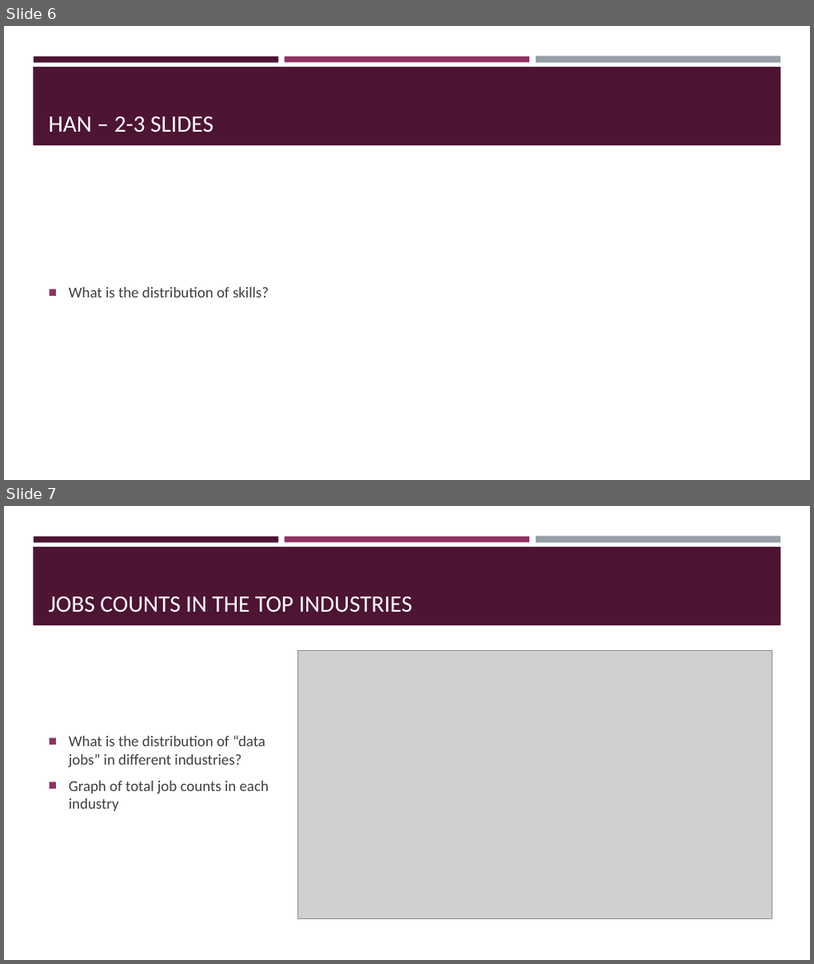
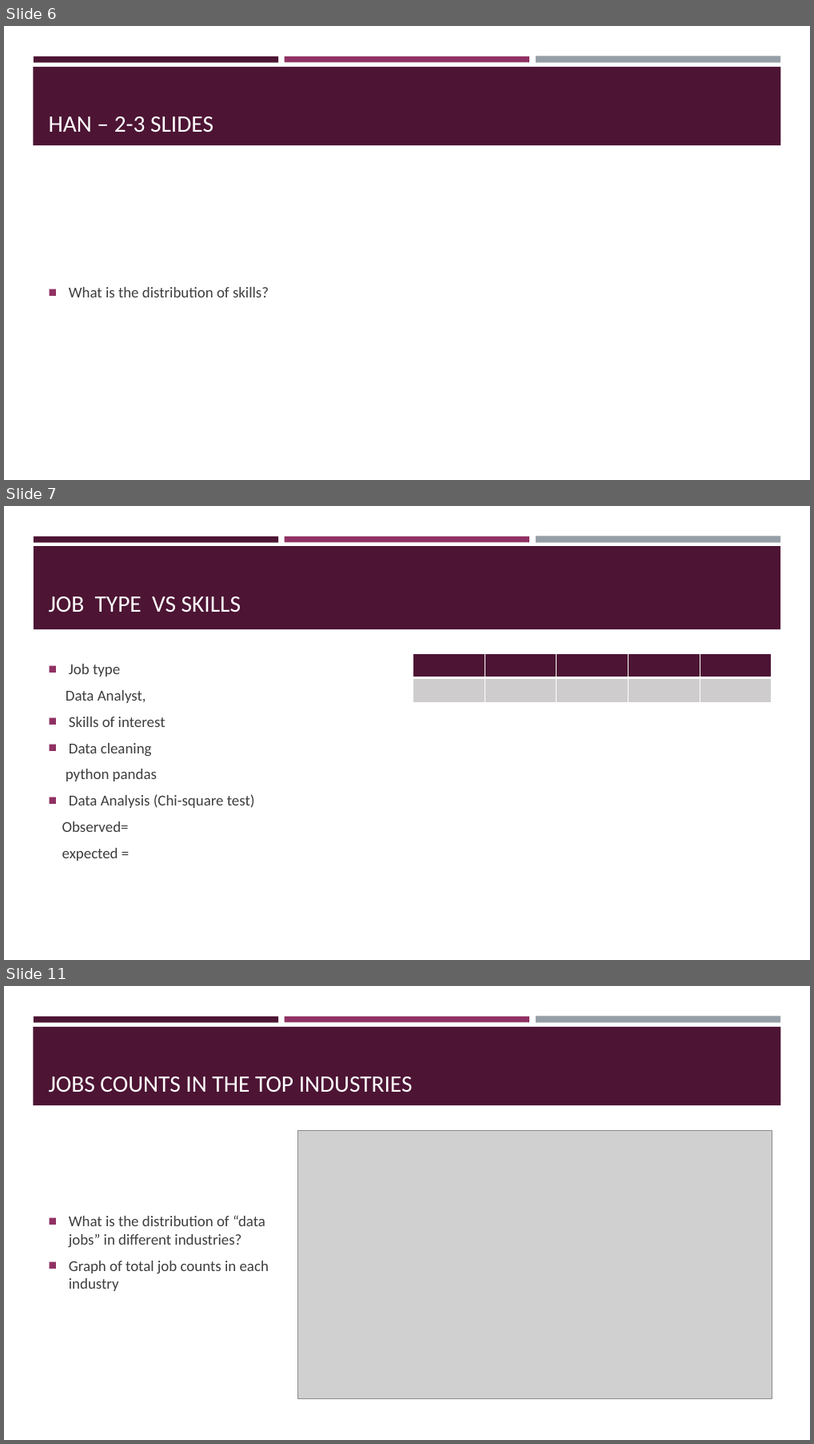
Before and after one commit to wcopeland118/Analysis-of-Data-Job-Salaries, a slide deck: Project 1 Presentation.pptx. Shown one above the other, each under a label of ours: slides 6 and 7 before the commit, slides 6, 7 and 11 after it; the slides between them are not shown. The pictures are 814x964 and 814x1444 pixels, drawn with LibreOffice and Linux fonts; fonts in the diff are those of the drawing; grey boxes stand for pictures. Boxes give left, top, right and bottom in pixels: in the first picture for what was removed or moved away, otherwise in the second. Text is boxed around its words. In the diff, an @@ line names an element or a change of style, - is before the commit and + after.

```diff
--- a/Project 1 Presentation.pptx
+++ b/Project 1 Presentation.pptx
@@ slide 7 added at [4, 506, 810, 960], background #FFFFFF; not listed: 3 template elements that a slide beside it also shows @@
@@ rectangle added at [34, 546, 782, 629], fill #4D1434 @@
@@ title added at [49, 596, 241, 612], 28 pt, text #FFFFFF @@
+JOB TYPE VS SKILLS
@@ text added at [62, 664, 255, 860], 18 pt, text #3D3D3D @@
+■ Job type
+Data Analyst,
+■ Skills of interest
+■ Data cleaning
+python pandas
+■ Data Analysis (Chi-square test)
+Observed=
+expected =
@@ table added at [414, 654, 774, 703], 2 rows, 5 columns @@
+ |  |  |  | 
+ |  |  |  | 
@@ what was slide 7 is now slide 11 @@
```
Also in this commit, not shown: 3 other slides added, 9 other files.
